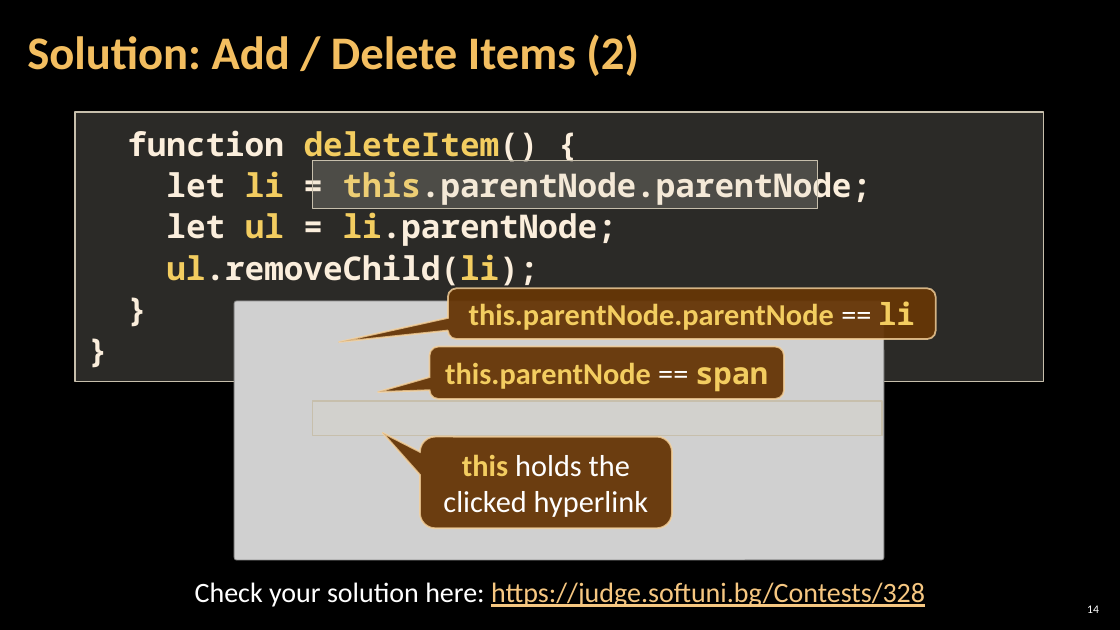
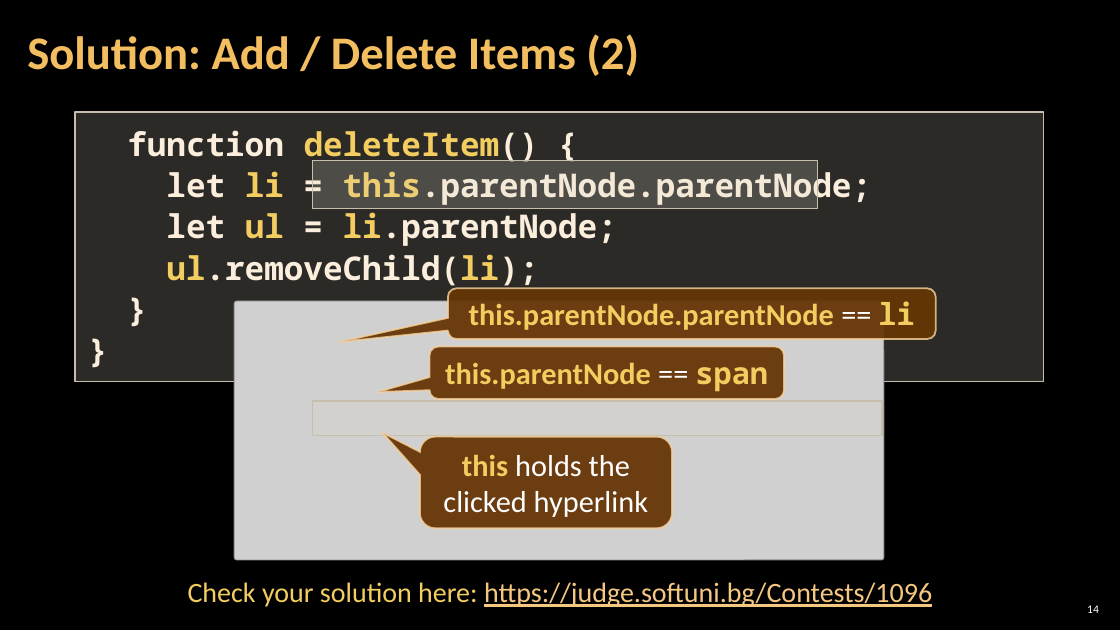
Before and after one commit to antoniaat/Front-End-Development, a slide deck: slide 14 of JavaScript_For_FrontEnd/02. JavaScript-for-Front-End-Introduction-to-DOM-and-Events/02. JavaScript-for-Front-End-Introduction-to-DOM-and-Events.pptx. Drawn at 1120x630 pixels with LibreOffice and Linux fonts; fonts in the diff are those of the drawing; grey boxes stand for pictures; background and template pictures are left out. Boxes give left, top, right and bottom in pixels: in the first picture for what was removed or moved away, otherwise in the second. Text is boxed around its words. In the diff, an @@ line names an element or a change of style, - is before the commit and + after.

```diff
--- a/JavaScript_For_FrontEnd/02. JavaScript-for-Front-End-Introduction-to-DOM-and-Events/02. JavaScript-for-Front-End-Introduction-to-DOM-and-Events.pptx
+++ b/JavaScript_For_FrontEnd/02. JavaScript-for-Front-End-Introduction-to-DOM-and-Events/02. JavaScript-for-Front-End-Introduction-to-DOM-and-Events.pptx
@@ text at [188, 582, 932, 607]: text changed @@
-Check your solution here: https://judge.softuni.bg/Contests/328
+Check your solution here: https://judge.softuni.bg/Contests/1096
```
Also in this commit, not shown: 9 other slides changed.
